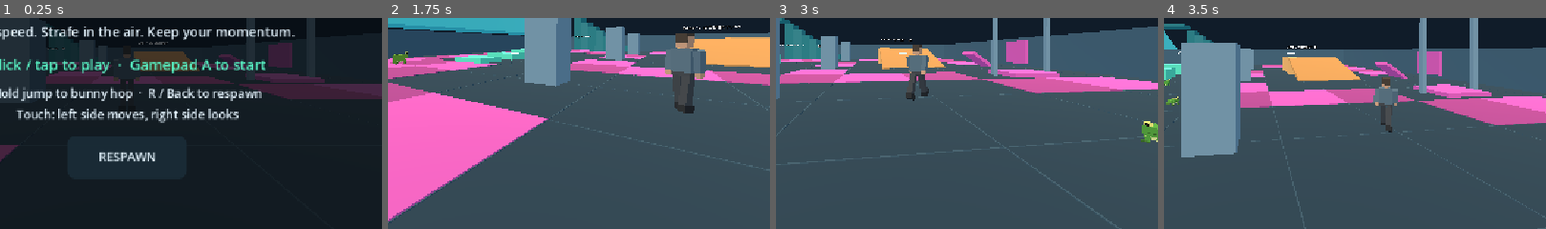
Above: before the commit, frames 1-4 (left to right).
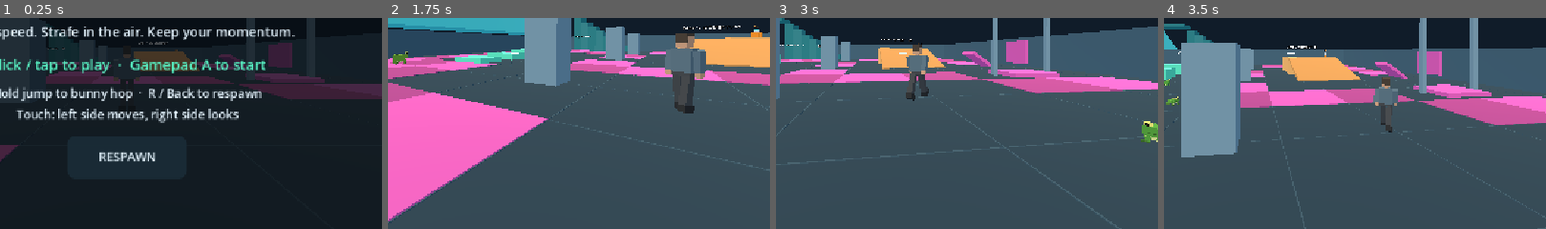
Above: after the commit, the same moments.

Repository: jefuhr/game
Game: Godot game, scene res://scenes/main.tscn
The game is run twice, just before and just after one commit, with the same random seed, the same clock (stepped at 60 frames per second) and the same inputs.
Inputs (mouse positions are % of the whole screen's width and height, from its top left):
- Up to frame 1 (0.25 s): no input
- Up to frame 2 (1.75 s): tap Enter at 0.5 s; move the mouse to (45, 70) at 0.52 s; hold W (move_forward) 0.53-1.25 s; hold Space (jump) 0.53-1.25 s; click (45, 70) at 0.67 s; drag from (80, 64) to (45, 70) at 1.27 s
- Up to frame 3 (3 s): move the mouse to (42, 48) at 2.02 s; hold W (move_forward) 2.03-2.78 s; hold Space (jump) 2.03-2.78 s; tap R at 2.1 s; move the mouse to (51, 49) at 2.77 s; hold A (move_left) from 2.78 s (still down); tap M at 2.85 s; click (51, 49) at 2.92 s
- Up to frame 4 (3.5 s): keep holding A (move_left); tap Space (jump) at 3.02, 3.05, 3.32 s
The pictures show only the part of the screen within x 33-83%, y 41-91%; the shares and areas given below are measured in that part.

The runs differ from the first frame. In frame 1, less than 0.1% of the frame differs, in the area x 45-47%, y 14-16%; in frame 2, 0.1%, in the area x 95-98%, y 3-10%; in frame 3, less than 0.1%; in frame 4, less than 0.1%.

Commit message:
I added a bot: an orange runner with a glowing visor and a "BOT" tag above its head. It starts at (12, 0, -16), next to the orange platform. I haven't run the game or the tests.

Diff:
--- /dev/null
+++ b/scenes/bot.tscn
@@ -0,0 +1,18 @@
+[gd_scene load_steps=3 format=3]
+
+[ext_resource type="Script" path="res://scripts/bot.gd" id="1"]
+
+[sub_resource type="CapsuleShape3D" id="Capsule"]
+radius = 0.35
+height = 1.8
+
+[node name="Bot" type="CharacterBody3D"]
+collision_layer = 2
+collision_mask = 1
+floor_snap_length = 0.3
+floor_constant_speed = true
+script = ExtResource("1")
+
+[node name="CollisionShape3D" type="CollisionShape3D" parent="."]
+position = Vector3(0, 0.9, 0)
+shape = SubResource("Capsule")
--- a/scenes/main.tscn
+++ b/scenes/main.tscn
@@ -6,6 +6,7 @@
 
 [ext_resource type="PackedScene" path="res://scenes/citizen.tscn" id="4"]
 [ext_resource type="PackedScene" path="res://scenes/frog.tscn" id="5"]
+[ext_resource type="PackedScene" path="res://scenes/bot.tscn" id="6"]
 
 [sub_resource type="Environment" id="Environment_main"]
 background_mode = 1
@@ -46,6 +47,9 @@
 [node name="Frog5" parent="." instance=ExtResource("5")]
 position = Vector3(-6, 0.1, 0)
 
+[node name="Bot" parent="." instance=ExtResource("6")]
+position = Vector3(12, 0.1, -16)
+
 [node name="CanvasLayer" type="CanvasLayer" parent="."]
 
 [node name="HUD" type="Control" parent="CanvasLayer"]
--- /dev/null
+++ b/scripts/bot.gd
@@ -0,0 +1,135 @@
+extends "res://scripts/player.gd"
+## Computer-controlled runner. Shares the player's Source-style movement,
+## trampoline bounces and surf clipping, but steers itself between waypoints
+## and bunny hops across the arena. Feet are the origin, like the player.
+
+## Obstacle probes start slightly raised so flush floor trampolines' thin lip
+## does not count as a wall.
+const PROBE_LIFT := 0.06
+## Random waypoints stay inside the walls, clear of the edges (x, z).
+const ROAM_MIN := Vector2(-17.0, -25.0)
+const ROAM_MAX := Vector2(17.0, 25.0)
+## Spots the bot likes to visit besides random ones.
+const LANDMARKS := [
+	Vector3(14, 0, 4), # trampoline under the roof
+	Vector3(-9, 0, -12), # far end of the jump blocks
+	Vector3(-13, 0, 18), # cornflower steps
+	Vector3(15, 0, -4), # sloped trampoline
+]
+const SUIT_COLOR := Color("f08a24")
+
+@export var arrive_distance := 1.5
+## The bot bunny hops while its waypoint is further away than this.
+@export var hop_distance := 5.0
+## Seconds of barely moving before the bot gives up on a waypoint.
+@export var stuck_timeout := 1.0
+
+var _random := RandomNumberGenerator.new()
+var _target := Vector3.ZERO
+var _target_time := 0.0
+var _stuck_time := 0.0
+var _visual: Node3D
+
+
+func _ready() -> void:
+	_random.randomize()
+	spawn_position = position
+	_build_body()
+	_pick_target()
+
+
+func _physics_process(delta: float) -> void:
+	if not Controls.playing:
+		return
+	_target_time -= delta
+	var to_target := Vector3(_target.x - global_position.x, 0, _target.z - global_position.z)
+	if to_target.length() < arrive_distance or _target_time <= 0.0:
+		_pick_target()
+		to_target = Vector3(_target.x - global_position.x, 0, _target.z - global_position.z)
+	var distance := to_target.length()
+	var wish_direction := to_target / maxf(distance, 0.001)
+	# Same movement step as the player, with the bot's steering as input.
+	var grounded := is_on_floor() and not _bounced
+	_bounced = false
+	var jump_now := grounded and (distance > hop_distance or _blocked(wish_direction * 0.6))
+	if grounded and not jump_now:
+		apply_friction(delta)
+		accelerate(wish_direction, max_speed, ground_acceleration * max_speed * delta)
+		velocity.y = 0.0
+	else:
+		accelerate(wish_direction, air_wish_speed_cap, air_acceleration * max_speed * delta)
+		velocity.y -= gravity * delta
+	if jump_now:
+		velocity.y = jump_speed
+	var incoming := velocity
+	move_and_slide()
+	_bounced = _apply_trampolines(incoming)
+	if not _bounced:
+		_apply_surf(incoming)
+	var moving := Vector2(get_real_velocity().x, get_real_velocity().z)
+	_stuck_time = _stuck_time + delta if moving.length() < 1.0 else 0.0
+	if _stuck_time > stuck_timeout:
+		_pick_target()
+	if moving.length() > 0.5:
+		_visual.rotation.y = lerp_angle(_visual.rotation.y, atan2(-moving.x, -moving.y), delta * 10.0)
+	if position.y < -15.0:
+		respawn()
+
+
+func respawn() -> void:
+	position = spawn_position
+	velocity = Vector3.ZERO
+	_bounced = false
+	_pick_target()
+
+
+func _blocked(motion: Vector3) -> bool:
+	return test_move(global_transform.translated(Vector3.UP * PROBE_LIFT), motion)
+
+
+func _pick_target() -> void:
+	_target_time = _random.randf_range(6.0, 10.0)
+	_stuck_time = 0.0
+	if _random.randf() < 0.3:
+		_target = LANDMARKS[_random.randi() % LANDMARKS.size()]
+	else:
+		_target = Vector3(_random.randf_range(ROAM_MIN.x, ROAM_MAX.x), 0, _random.randf_range(ROAM_MIN.y, ROAM_MAX.y))
+
+
+## Blocky orange runner with a glowing visor and a "BOT" tag overhead.
+func _build_body() -> void:
+	_visual = Node3D.new()
+	_visual.name = "Appearance"
+	add_child(_visual)
+	var dark := Color("2b2f33")
+	for side in [-1.0, 1.0]:
+		_part(Vector3(side * 0.11, 0.45, 0), Vector3(0.17, 0.9, 0.2), dark)
+		_part(Vector3(side * 0.31, 1.2, 0), Vector3(0.13, 0.55, 0.16), SUIT_COLOR)
+	_part(Vector3(0, 1.2, 0), Vector3(0.46, 0.6, 0.28), SUIT_COLOR)
+	_part(Vector3(0, 1.64, 0), Vector3(0.3, 0.3, 0.3), Color("c9ced1"))
+	var visor := _part(Vector3(0, 1.66, -0.155), Vector3(0.24, 0.09, 0.02), Color("3fe0ff"))
+	var glow: StandardMaterial3D = visor.mesh.material
+	glow.emission_enabled = true
+	glow.emission = Color("3fe0ff")
+	var tag := Label3D.new()
+	tag.text = "BOT"
+	tag.position = Vector3(0, 2.1, 0)
+	tag.font_size = 40
+	tag.pixel_size = 0.008
+	tag.billboard = BaseMaterial3D.BILLBOARD_ENABLED
+	tag.modulate = SUIT_COLOR.lightened(0.3)
+	add_child(tag)
+
+
+func _part(center: Vector3, dimensions: Vector3, color: Color) -> MeshInstance3D:
+	var instance := MeshInstance3D.new()
+	var mesh := BoxMesh.new()
+	mesh.size = dimensions
+	var material := StandardMaterial3D.new()
+	material.albedo_color = color
+	material.roughness = 1.0
+	mesh.material = material
+	instance.mesh = mesh
+	instance.position = center
+	_visual.add_child(instance)
+	return instance
--- a/scripts/player.gd
+++ b/scripts/player.gd
@@ -18,7 +18,8 @@
 @export var trampoline_restitution := 0.6
 @export var trampoline_max_launch := 24.0
 
-@onready var camera: Camera3D = $Camera3D
+## Optional so the camera-less bot can reuse this movement script.
+@onready var camera: Camera3D = get_node_or_null("Camera3D")
 var spawn_position := Vector3.ZERO
 var _jump_was_held := false
 var _bounced := false
Not shown: 1 places in scenes/main.tscn that only renumber resources
